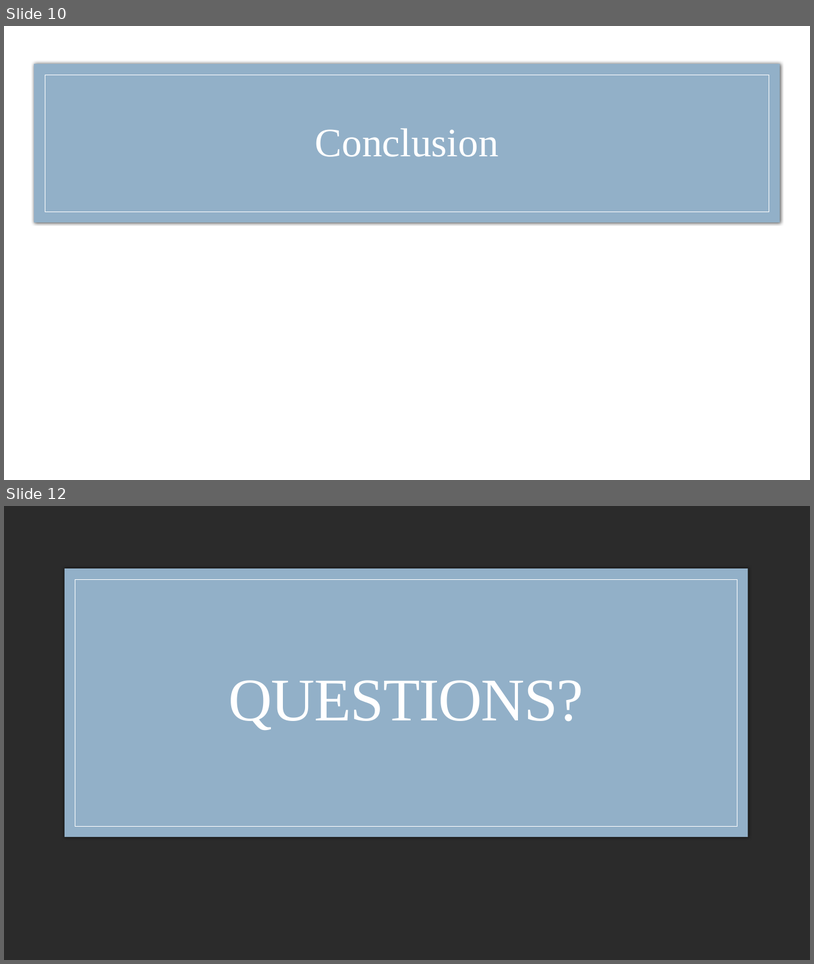
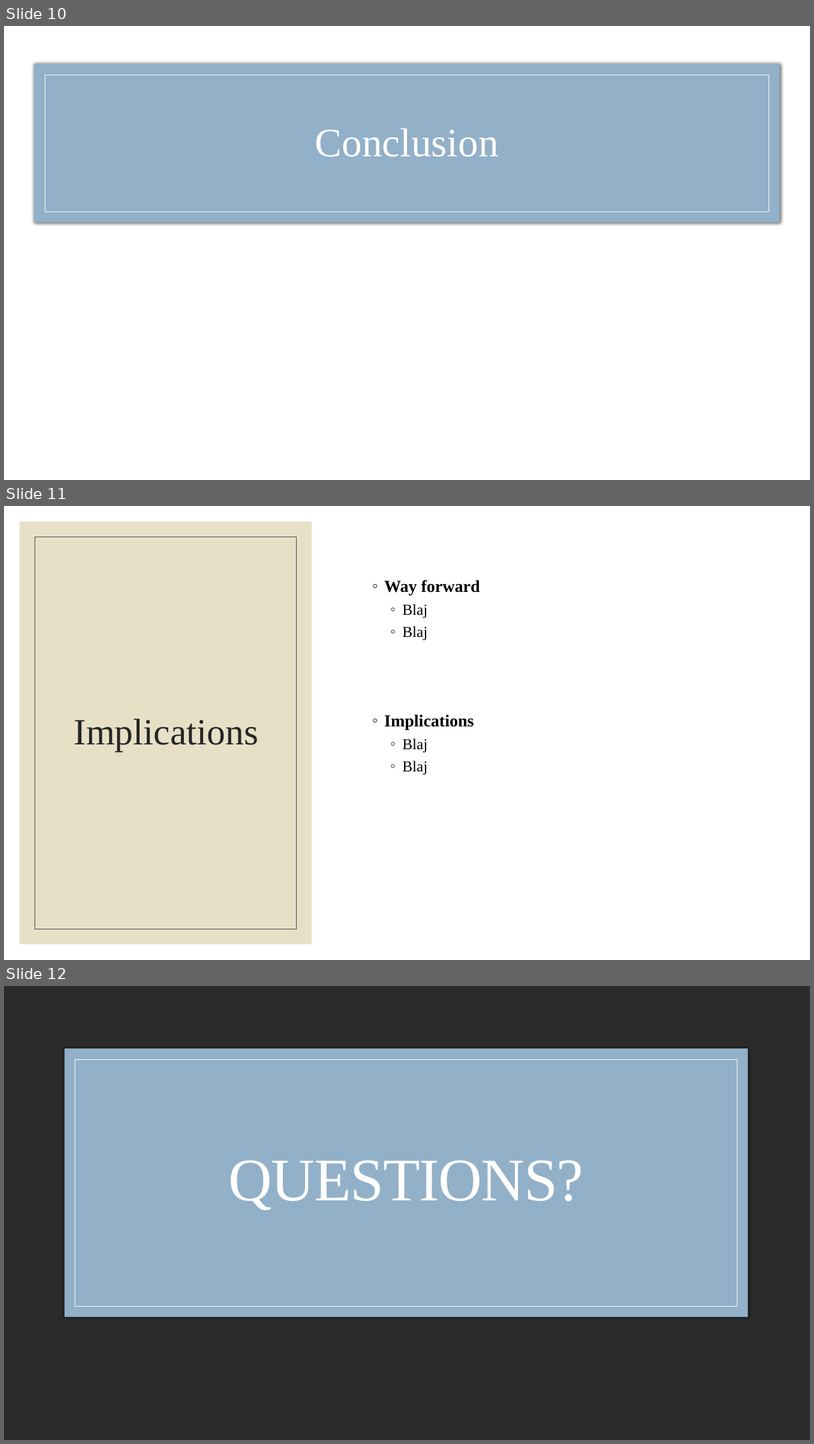
Before and after one commit to laurenemilyto/film_adapatation_success, a slide deck: Steg_pres.pptx. Shown one above the other, each under a label of ours: slides 10 and 12 before the commit, slides 10, 11 and 12 after it; the slides between them are not shown. The pictures are 814x964 and 814x1444 pixels, drawn with LibreOffice and Linux fonts; fonts in the diff are those of the drawing; background and template pictures are left out; a plain dark background stands for a picture behind light text. Boxes give left, top, right and bottom in pixels: in the first picture for what was removed or moved away, otherwise in the second. Text is boxed around its words. In the diff, an @@ line names an element or a change of style, - is before the commit and + after.

```diff
--- a/Steg_pres.pptx
+++ b/Steg_pres.pptx
@@ slide 11 added at (4,506,810,960), background #FFFFFF @@
@@ rectangle added at (4,506,810,960), fill #FFFFFF @@
@@ rectangle added at (20,522,312,944), fill #E7E0C7 @@
@@ rectangle added at (35,537,297,929), outline #404040 0.5 pt @@
@@ text added at (384,580,480,640), 20 pt, text #000000, bold @@
+◦ Way forward
+  ◦ Blaj
+  ◦ Blaj
@@ title added at (74,718,259,751), 44 pt, text #262626 @@
+Implications
@@ text added at (384,714,474,775), 20 pt, text #000000, bold @@
+◦ Implications
+  ◦ Blaj
+  ◦ Blaj
```
Also in this commit, not shown: 2 other slides added, 3 slides removed, 1 other file.
